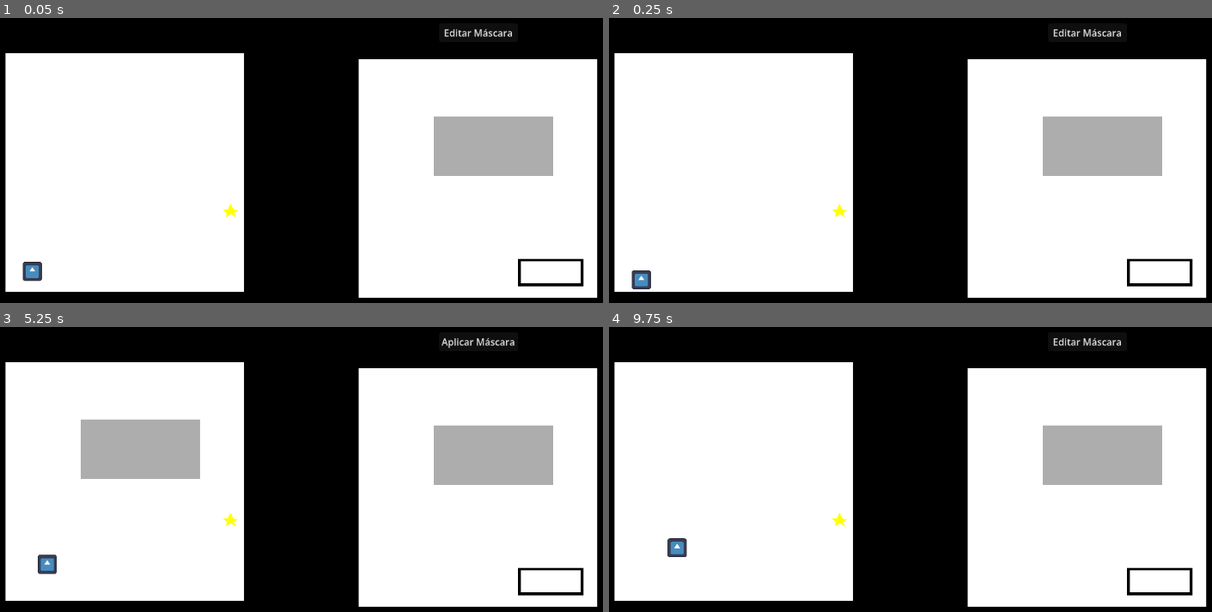
Above: before the commit, frames 1-4 (two rows, left to right).
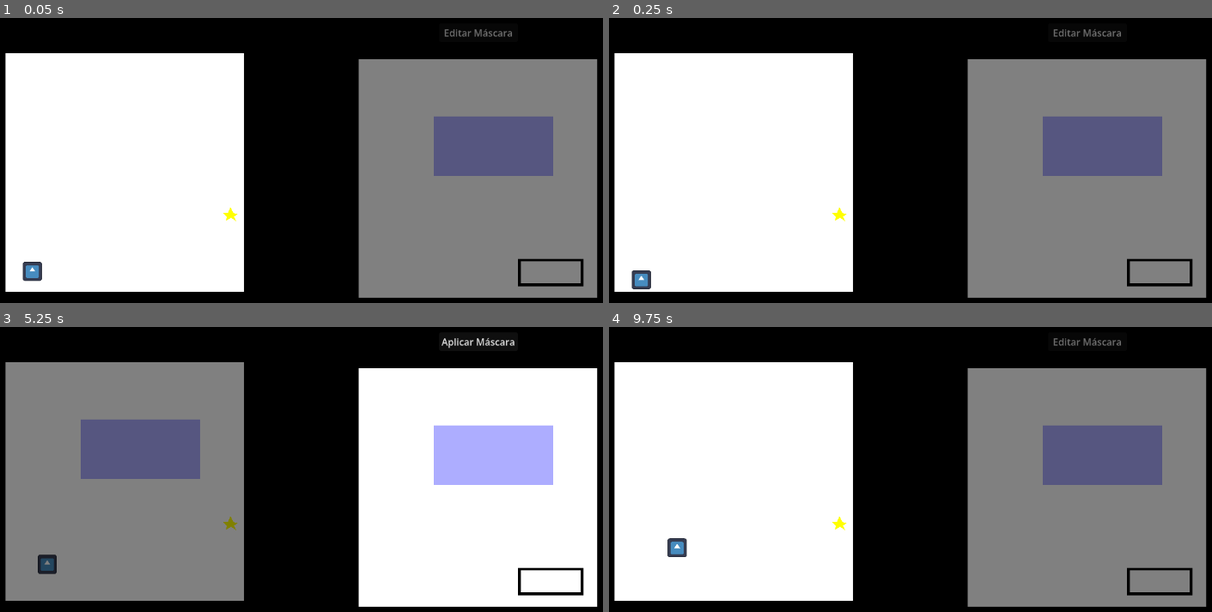
Above: after the commit, the same moments.

Repository: JuanFdS/ggj2026
Game: Godot game, scene res://screens/game_scenes/pruebita.tscn
The game is run twice, just before and just after one commit, with the same random seed, the same clock (stepped at 60 frames per second) and the same inputs. The engine's default icon, where the game draws it, is replaced by a stand-in: a white triangle on a blue panel in a dark square.
Inputs (mouse positions are in pixels of both pictures, inside the frame that each line leads up to):
- Up to frame 1 (0.05 s): no input
- Up to frame 2 (0.25 s): no input
- Up to frame 3 (5.25 s): click "Editar Máscara" at 0.5 s; click "Aplicar Máscara" at 1.25 s; tap Enter (ui_accept) at 2, 2.27, 3.5, 5 s; move the mouse to (446, 455) at 2.02 s; hold Right (ui_right) 2.03-2.75 s; click (446, 455) at 2.1 s; drag from (156, 495) to (494, 455) at 2.77 s; move the mouse to (367, 389) at 3.52 s; hold Left (ui_left) 3.53-4.25 s; tap 1 at 3.6 s; drag from (265, 552) to (90, 418) at 4.27 s; move the mouse to (500, 532) at 5.02 s; hold Right (ui_right) from 5.03 s (still down); tap M (toggle_mask) at 5.1 s
- Up to frame 4 (9.75 s): tap Enter (ui_accept) at 5.27, 5.75, 6.5, 7.25, 8.27 s; release Right (ui_right) at 5.75 s; drag from (699, 418) to (1103, 455) at 5.77 s; move the mouse to (940, 475) at 6.52 s; hold Right (ui_right) 6.53-7.25 s; click (940, 475) at 6.6 s; drag from (801, 378) to (765, 495) at 7.27 s; move the mouse to (1055, 455) at 8.02 s; hold Left (ui_left) 8.03-8.75 s; tap 1 at 8.1 s; drag from (765, 495) to (1103, 455) at 8.77 s; move the mouse to (976, 389) at 9.52 s; hold Right (ui_right) from 9.53 s (still down); tap M (toggle_mask) at 9.6 s

The runs differ from the first frame. In frame 1, 33% of the frame differs, in the area x 37-100%, y 3-99%; in frame 2, 33%; in frame 3, 37%, in the area x 0-92%, y 12-97%; in frame 4, 33%.

Commit message:
goal se puede achivear

Diff:
--- a/project.godot
+++ b/project.godot
@@ -61,3 +61,7 @@
 
 locale/translations=PackedStringArray("res://resources/translations/translations.en.translation", "res://resources/translations/translations.es.translation")
 locale/translations_pot_files=PackedStringArray("res://screens/menues/settings/settings.tscn")
+
+[layer_names]
+
+2d_physics/layer_2="player"
--- /dev/null
+++ b/screens/game_scenes/goal.gd
@@ -0,0 +1,11 @@
+extends Node2D
+
+@onready var area_2d: Area2D = $Area2D
+
+signal achieved
+
+func _ready() -> void:
+	area_2d.body_entered.connect(on_player_entered)
+
+func on_player_entered(_body):
+	achieved.emit()
--- a/screens/game_scenes/mask.gd
+++ b/screens/game_scenes/mask.gd
@@ -2,6 +2,7 @@
 
 @onready var mask_button: Button = %MaskButton
 @onready var mask_selection: Node2D = %MaskSelection
+@onready var layer: Node2D = %Layer
 
 enum State {
 	Playing,
@@ -36,11 +37,15 @@
 func _enter_state(state):
 	match state:
 		State.Playing:
+			layer.modulate = Color.WHITE
+			self.modulate = Color(0.5,0.5,0.5)
 			mask_button.text = "Editar Máscara"
 			preview.visible = false
 			%MaskSelection.process_mode = Node.PROCESS_MODE_DISABLED
 			%Layer.process_mode = Node.PROCESS_MODE_INHERIT
 		State.Masking:
+			layer.modulate = Color(0.5,0.5,0.5)
+			self.modulate = Color.WHITE
 			mask_button.text = "Aplicar Máscara"
 			preview.visible = true
 			%MaskSelection.process_mode = Node.PROCESS_MODE_INHERIT
--- /dev/null
+++ b/screens/game_scenes/nivel.gd
@@ -0,0 +1,9 @@
+extends Node2D
+
+@onready var goal: Node2D = %Goal
+
+func _ready() -> void:
+	goal.achieved.connect(func():
+		%ganaste.visible = true
+		get_tree().paused = true
+	)
--- a/screens/game_scenes/pruebita.tscn
+++ b/screens/game_scenes/pruebita.tscn
@@ -3,8 +3,10 @@
 [ext_resource type="Texture2D" uid="uid://cjtetwkrbha3b" path="res://icon.svg" id="1_3elw4"]
 [ext_resource type="Script" uid="uid://x0qole3ha7y6" path="res://screens/game_scenes/layer.gd" id="1_dg2up"]
 [ext_resource type="Script" uid="uid://cfp0q4rxa2l8x" path="res://scenes/player/player.gd" id="1_jg18i"]
+[ext_resource type="Script" uid="uid://blqrewm86hfjx" path="res://screens/game_scenes/nivel.gd" id="1_n54bx"]
 [ext_resource type="Script" uid="uid://caaqgeb6rfnfv" path="res://screens/game_scenes/mask.gd" id="3_2m1qm"]
 [ext_resource type="Script" uid="uid://b3628p8i1q0mi" path="res://scenes/mask_selection/mask_selection.gd" id="3_x4ba3"]
+[ext_resource type="Script" uid="uid://c0nrfrhvhoem0" path="res://screens/game_scenes/goal.gd" id="4_2br0v"]
 [ext_resource type="Script" uid="uid://c3ihr86jc3lsg" path="res://screens/game_scenes/preview.gd" id="4_y5ptm"]
 [ext_resource type="Script" uid="uid://cfbw02l2ukjxt" path="res://screens/game_scenes/sub_viewport.gd" id="6_v73ld"]
 
@@ -38,6 +40,8 @@
 [sub_resource type="RectangleShape2D" id="RectangleShape2D_jg18i"]
 size = Vector2(30, 30)
 
+[sub_resource type="RectangleShape2D" id="RectangleShape2D_y5ptm"]
+
 [sub_resource type="CanvasItemMaterial" id="CanvasItemMaterial_y5ptm"]
 light_mode = 2
 
@@ -74,7 +78,7 @@
 
 [sub_resource type="Gradient" id="Gradient_2m1qm"]
 offsets = PackedFloat32Array(0.58709675)
-colors = PackedColorArray(0.5294118, 0.5294118, 0.5294118, 0.6862745)
+colors = PackedColorArray(0.5294118, 0.5294118, 1, 0.6862745)
 
 [sub_resource type="GradientTexture2D" id="GradientTexture2D_dg2up"]
 gradient = SubResource("Gradient_2m1qm")
@@ -84,8 +88,12 @@
 [sub_resource type="RectangleShape2D" id="RectangleShape2D_2m1qm"]
 size = Vector2(200, 100)
 
-[node name="Pruebita" type="Node2D" unique_id=868727410]
+[sub_resource type="StyleBoxFlat" id="StyleBoxFlat_2br0v"]
+bg_color = Color(0.0627451, 0.0627451, 0.0627451, 0.827451)
+
+[node name="Nivel" type="Node2D" unique_id=868727410]
 physics_interpolation_mode = 1
+script = ExtResource("1_n54bx")
 
 [node name="Background" type="Sprite2D" parent="." unique_id=1668949924]
 position = Vector2(680.5, 379.99997)
@@ -122,6 +130,7 @@
 
 [node name="CharacterBody2D" type="CharacterBody2D" parent="Layer" unique_id=234132978]
 position = Vector2(45, 365)
+collision_layer = 3
 script = ExtResource("1_jg18i")
 
 [node name="Sprite2D" type="Sprite2D" parent="Layer/CharacterBody2D" unique_id=1763260006]
@@ -132,11 +141,21 @@
 shape = SubResource("RectangleShape2D_jg18i")
 
 [node name="Goal" type="Node2D" parent="Layer" unique_id=201768106]
+unique_name_in_owner = true
 position = Vector2(377, 271)
+script = ExtResource("4_2br0v")
 
 [node name="Polygon2D" type="Polygon2D" parent="Layer/Goal" unique_id=708507762]
+position = Vector2(0, 6)
 color = Color(1, 1, 0, 1)
 polygon = PackedVector2Array(-4, -9, 0, -19, 5, -9, 13, -7, 6, -3, 10, 5, 1, -1, -7, 4, -6, -3, -13, -9)
+
+[node name="Area2D" type="Area2D" parent="Layer/Goal" unique_id=627322292]
+collision_layer = 0
+collision_mask = 2
+
+[node name="CollisionShape2D" type="CollisionShape2D" parent="Layer/Goal/Area2D" unique_id=803392067]
+shape = SubResource("RectangleShape2D_y5ptm")
 
 [node name="Preview" type="Sprite2D" parent="Layer" unique_id=1110395595]
 unique_name_in_owner = true
@@ -224,3 +243,21 @@
 offset = Vector2(679, 144)
 anchor_mode = 0
 process_callback = 0
+
+[node name="ganaste" type="RichTextLabel" parent="." unique_id=214663392]
+unique_name_in_owner = true
+process_mode = 3
+visible = false
+anchors_preset = 15
+anchor_right = 1.0
+anchor_bottom = 1.0
+offset_left = 182.0
+offset_top = 246.0
+offset_right = 995.5
+offset_bottom = 416.0
+grow_horizontal = 2
+grow_vertical = 2
+theme_override_styles/normal = SubResource("StyleBoxFlat_2br0v")
+bbcode_enabled = true
+text = "[font_size=100][rainbow]FELICITACIONES[/rainbow][/font_size]
+[center]...mas juego proximamente[/center]"
Not shown, added: screens/game_scenes/goal.gd.uid
Not shown, added: screens/game_scenes/nivel.gd.uid
